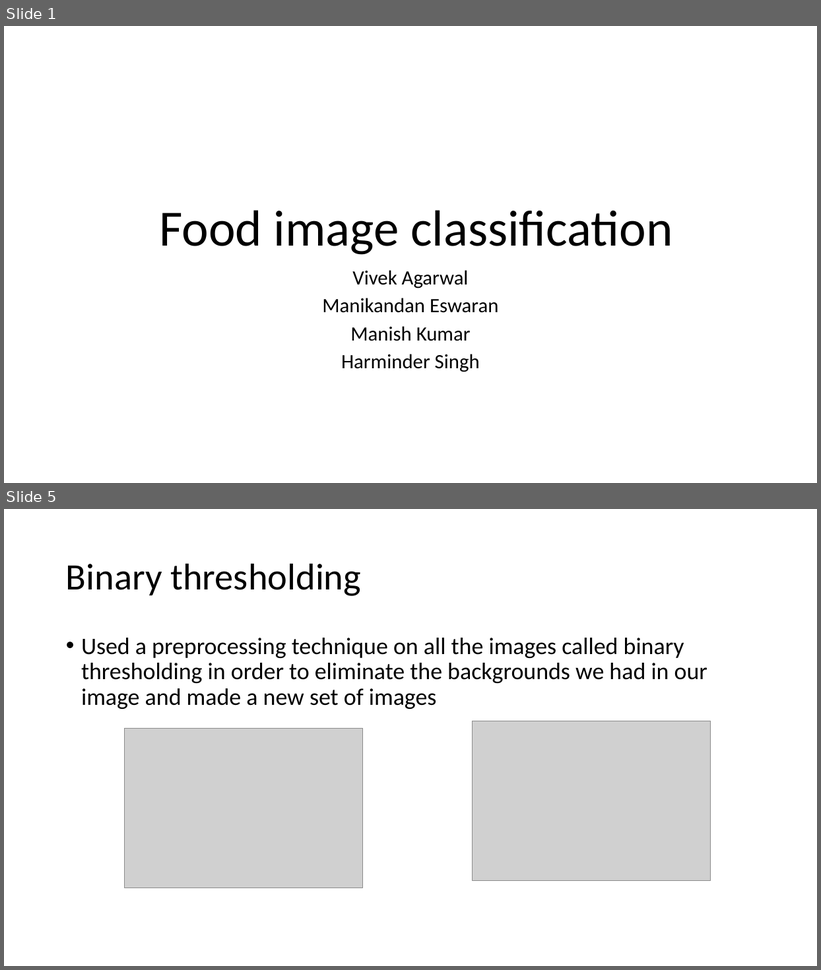
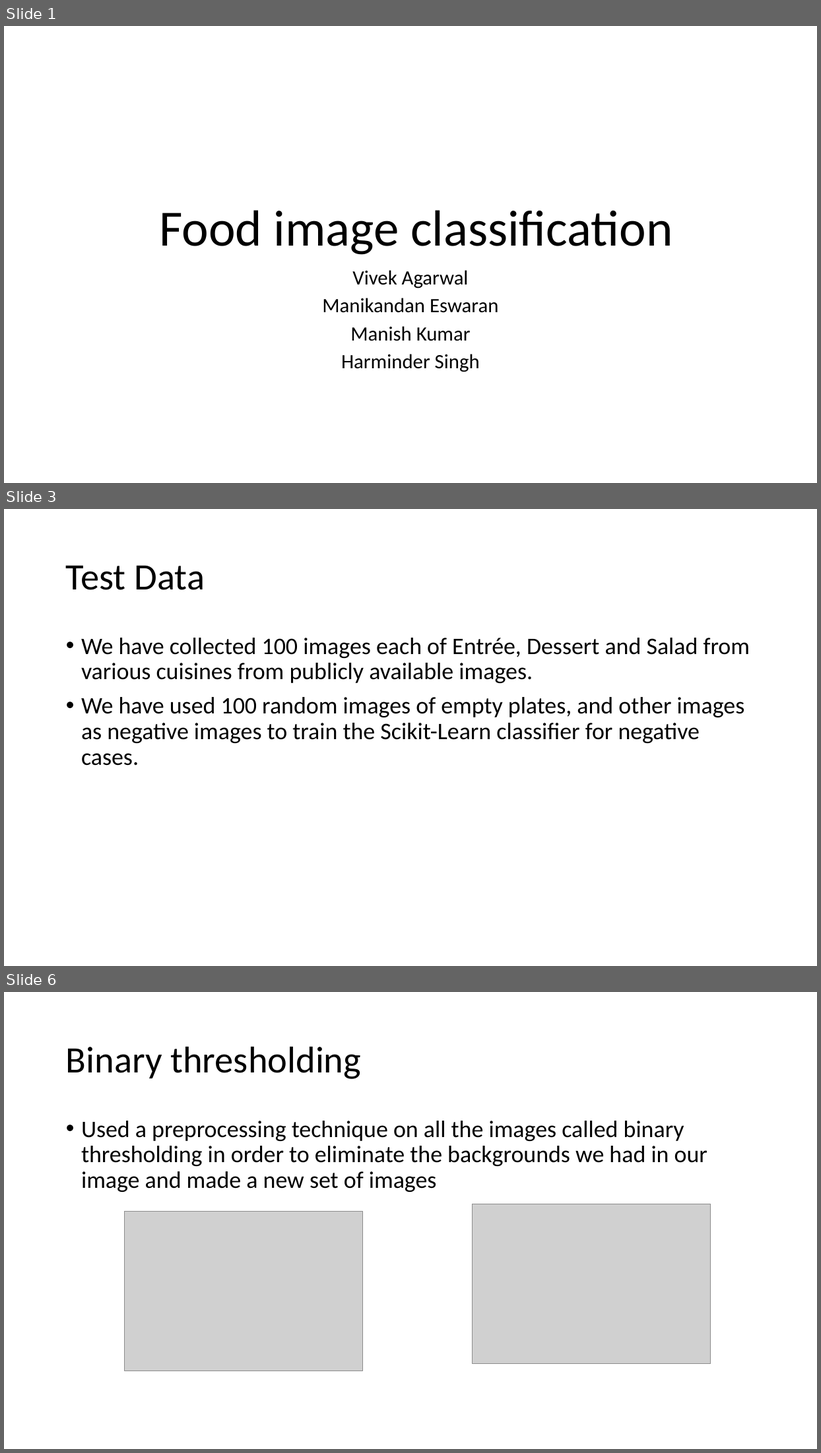
Before and after one commit to vivekagarwal5592/Image-Recognition, a slide deck: Food image classification.pptx. Shown one above the other, each under a label of ours: slides 1 and 5 before the commit, slides 1, 3 and 6 after it; the slides between them are not shown. The pictures are 821x970 and 821x1453 pixels, drawn with LibreOffice and Linux fonts; fonts in the diff are those of the drawing; grey boxes stand for pictures. Boxes give left, top, right and bottom in pixels: in the first picture for what was removed or moved away, otherwise in the second. Text is boxed around its words. In the diff, an @@ line names an element or a change of style, - is before the commit and + after.

```diff
--- a/Food image classification.pptx
+++ b/Food image classification.pptx
@@ slide 3 added at (4,509,817,966), background #FFFFFF @@
@@ title added at (66,565,205,590), 44 pt, text #000000 @@
+Test Data
@@ text added at (81,638,750,766), 28 pt, text #000000 @@
+• We have collected 100 images each of Entrée, Dessert and Salad from various cuisines from publicly available images.
+• We have used 100 random images of empty plates, and other images as negative images to train the Scikit-Learn classifier for negative cases.
@@ what was slide 5 is now slide 6 @@
```
Also in this commit, not shown: 5 slides changed, 3 other slides added, 2 slides removed, 3 other files.
